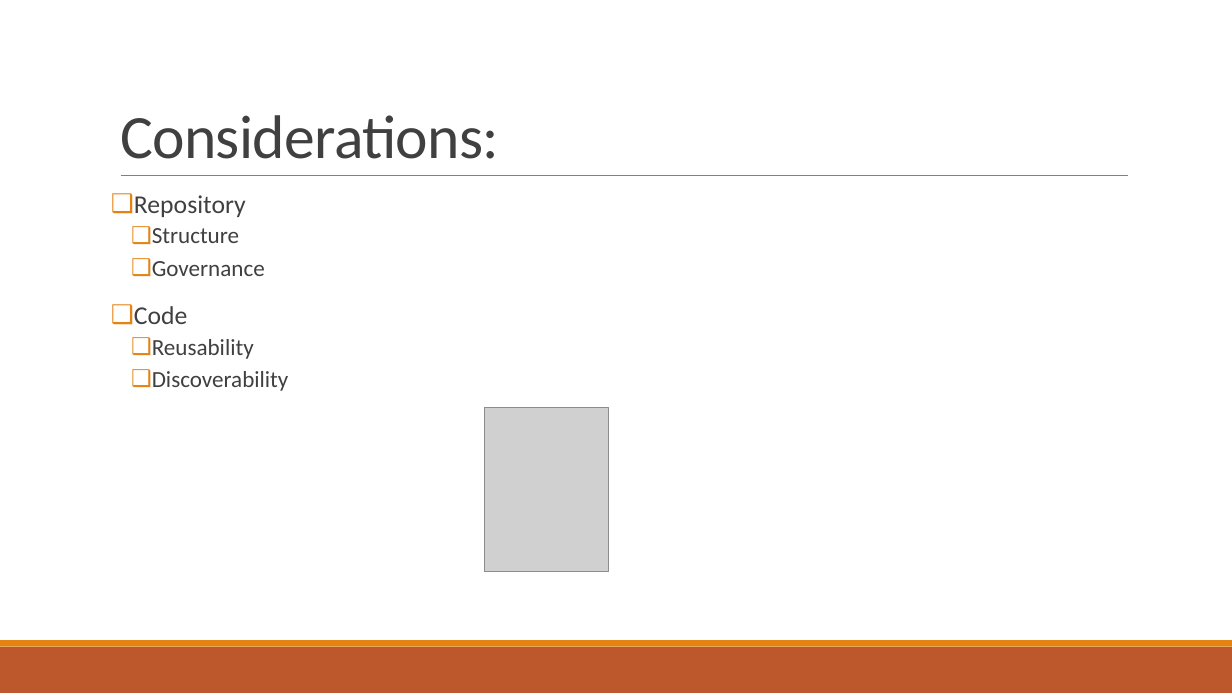
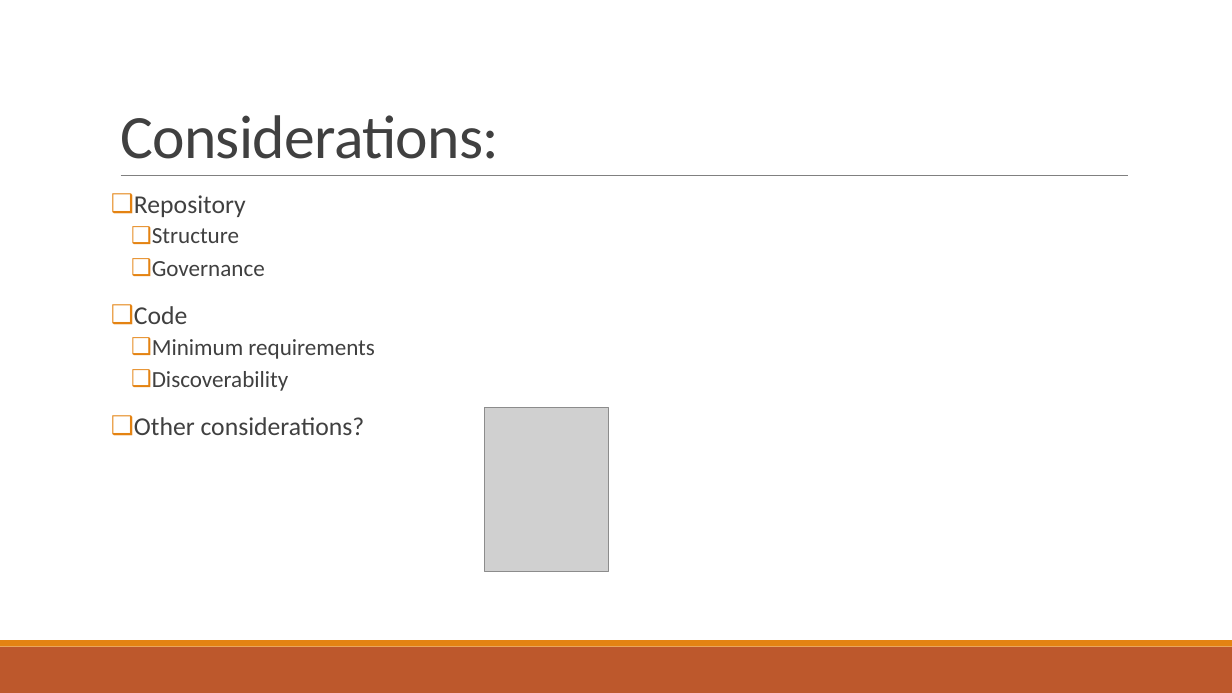
Before and after one commit to vanderbi/codeLibrary, a slide deck: slide 4 of Building an Information Management Code Library.pptx. Drawn at 1232x693 pixels with LibreOffice and Linux fonts; fonts in the diff are those of the drawing; grey boxes stand for pictures; background and template pictures are left out. Boxes give left, top, right and bottom in pixels: in the first picture for what was removed or moved away, otherwise in the second. Text is boxed around its words. In the diff, an @@ line names an element or a change of style, - is before the commit and + after.

```diff
--- a/Building an Information Management Code Library.pptx
+++ b/Building an Information Management Code Library.pptx
@@ text at (152,339,375,359): text changed @@
-  ❑ Reusability
+  ❑ Minimum requirements
@@ text at (134,417,365,435): paragraph added @@
+❑ Other considerations?
```
Also in this commit, not shown: 4 other slides changed.
